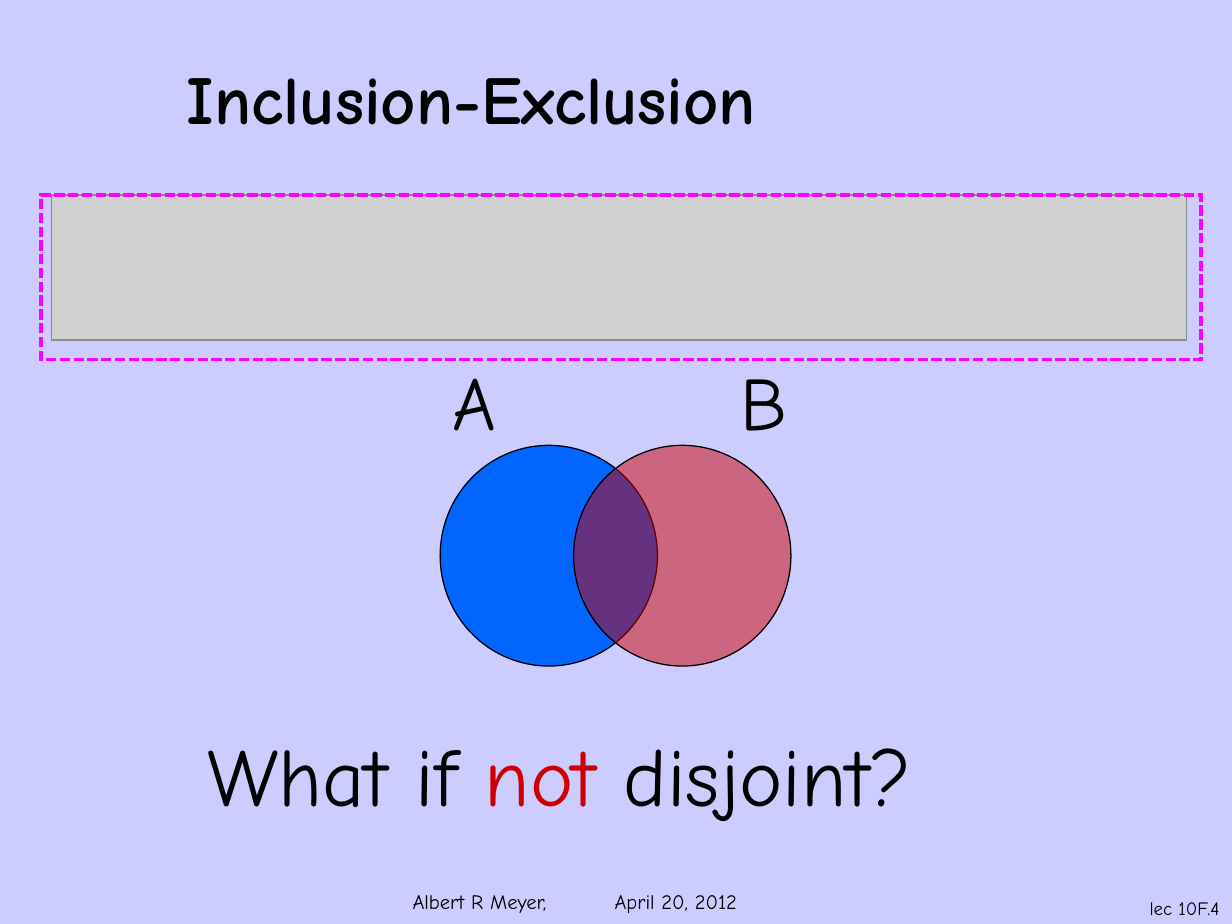
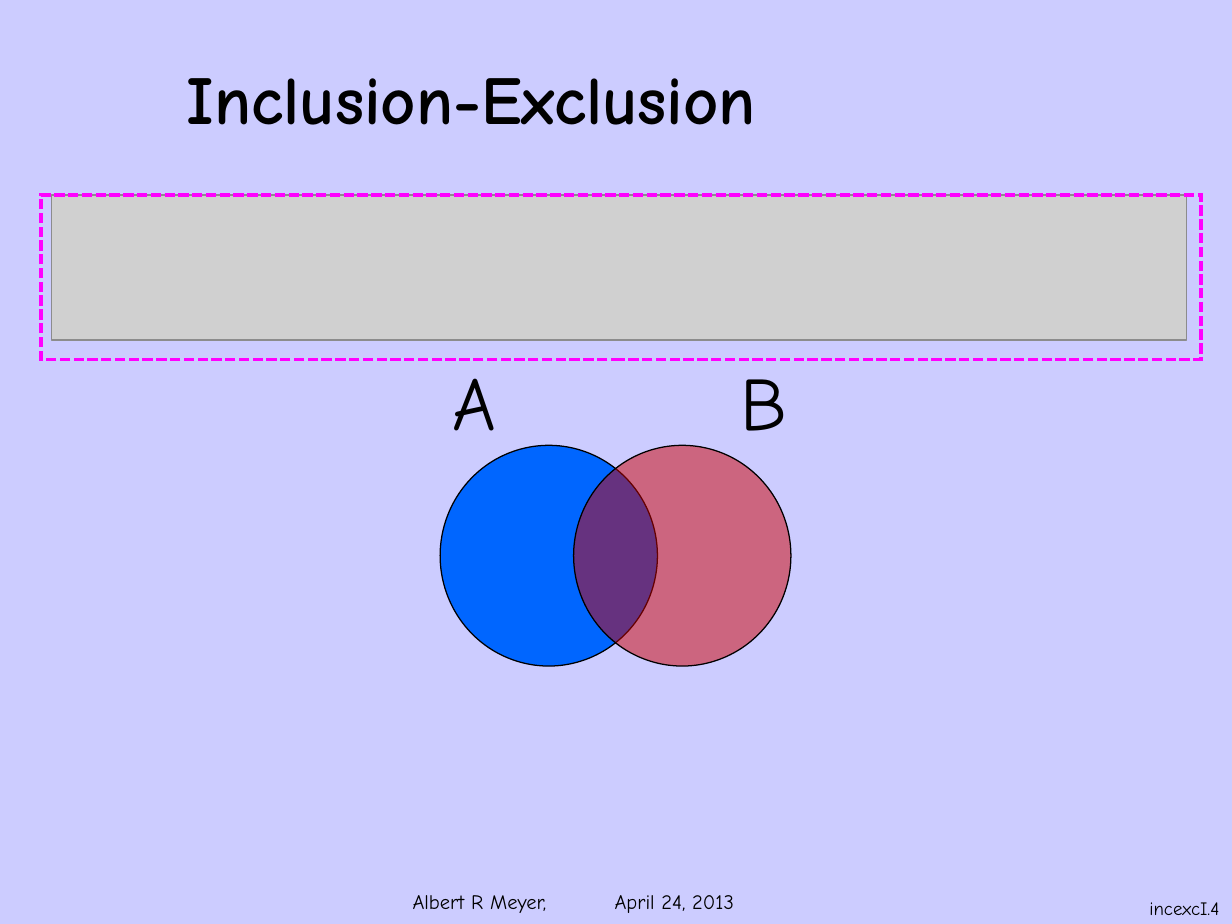
Before and after one commit to armeyer/mcs_web, a slide deck: slide 4 of spring13/slides13/inc-exc.pptx. Drawn at 1232x924 pixels with LibreOffice and Linux fonts; fonts in the diff are those of the drawing; grey boxes stand for pictures; background and template pictures are left out. Boxes give left, top, right and bottom in pixels: in the first picture for what was removed or moved away, otherwise in the second. Text is boxed around its words. In the diff, an @@ line names an element or a change of style, - is before the commit and + after.

Commit message:
add magictrick I&II.pptx, incexc I&II.pptx

```diff
--- a/spring13/slides13/inc-exc.pptx
+++ b/spring13/slides13/inc-exc.pptx
@@ text removed at [207, 748, 912, 821] @@
-  What if not disjoint?
@@ text at [413, 895, 734, 913]: text changed @@
-Albert R Meyer, April 20, 2012
+Albert R Meyer, April 24, 2013
@@ page number at [1149, 902, 1219, 915]: text changed @@
-lec 10F.4
+incexcI.4
```
Also in this commit, not shown: 17 other slides changed, 4 other files.
